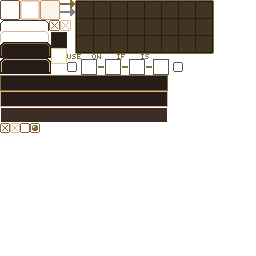
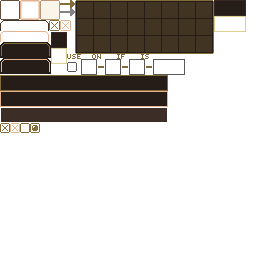
Revision of a layered w=256, h=256 image; what changed, layer by layer:
painted on "ui" over left=168, top=0, right=246, bottom=75
